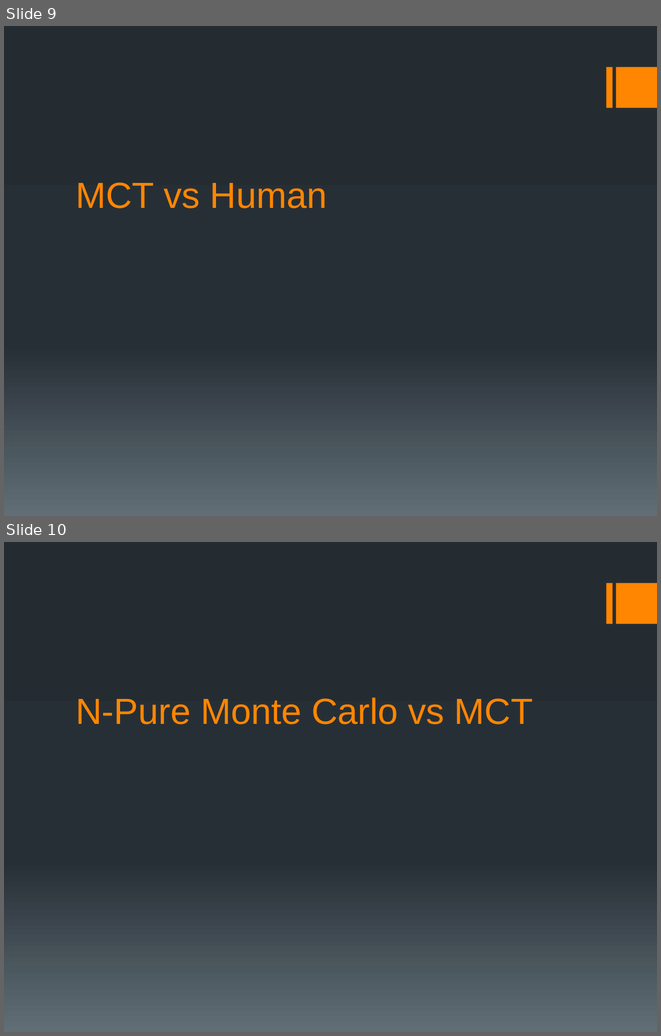
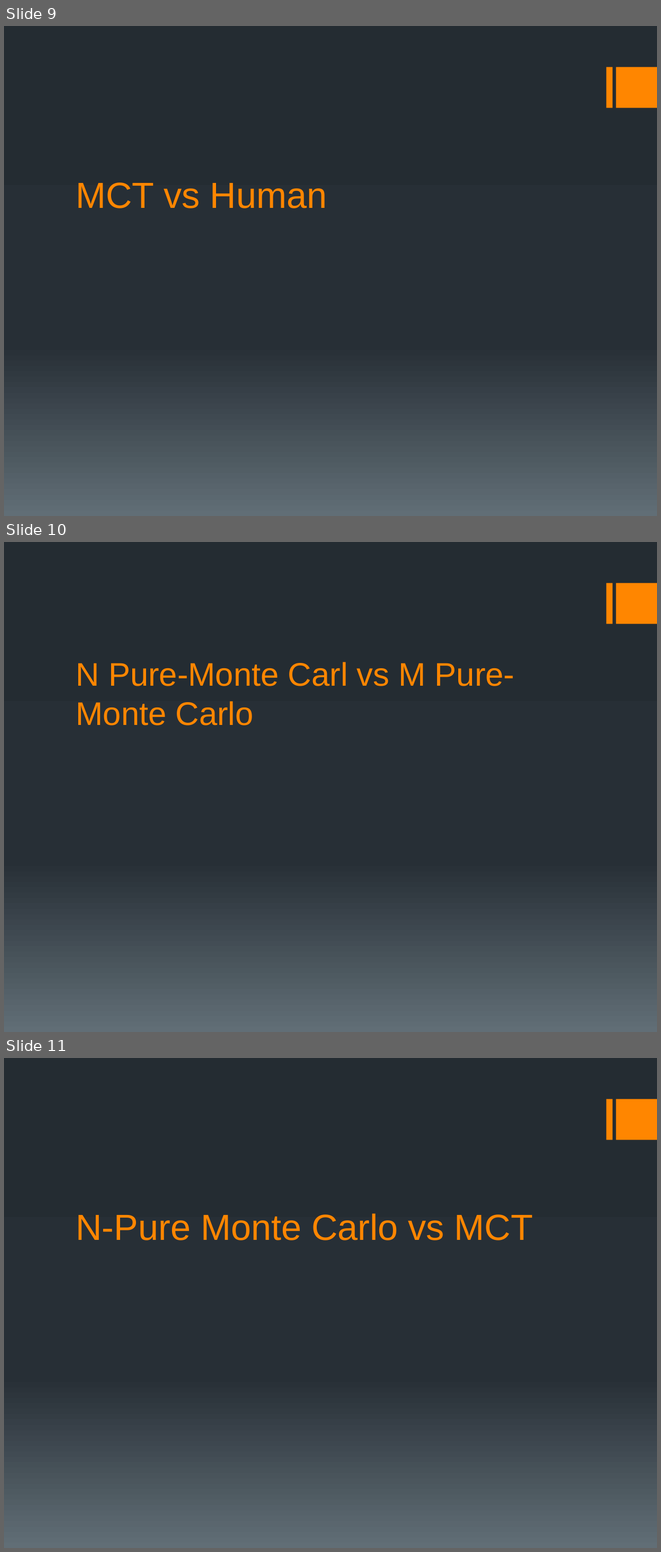
Before and after one commit to lsd53/AI_Practicum, a slide deck: project_ppt_lsd53_jdr289.pptx. Shown one above the other, each under a label of ours: slides 9 and 10 before the commit, slides 9, 10 and 11 after it. The pictures are 661x1036 and 661x1552 pixels, drawn with LibreOffice and Linux fonts; fonts in the diff are those of the drawing. Boxes give left, top, right and bottom in pixels: in the first picture for what was removed or moved away, otherwise in the second. Text is boxed around its words. In the diff, an @@ line names an element or a change of style, - is before the commit and + after.

```diff
--- a/project_ppt_lsd53_jdr289.pptx
+++ b/project_ppt_lsd53_jdr289.pptx
@@ slide 10 added at [4,542,657,1032], background gradient #242C33 to #273037 to #636D76; not listed: 2 template elements that a slide beside it also shows @@
@@ title added at [76,662,515,725], 36 pt, text #FF8600 @@
+N Pure-Monte Carl vs M Pure-Monte Carlo
@@ what was slide 10 is now slide 11 @@
```
Also in this commit, not shown: 2 slides changed.
